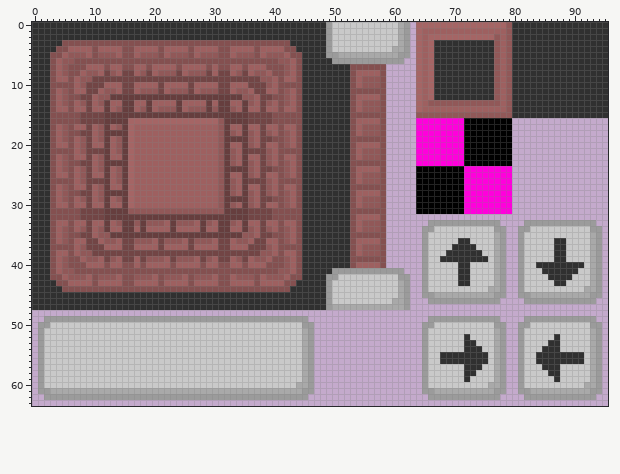
Sprite sheet -- Wumpus/resources/textures/wumpus_textures.png. Above is the file before it was changed.
The file is 96x64 pixels. Colours within 5 levels of each other are drawn and written as one.
After the commit:
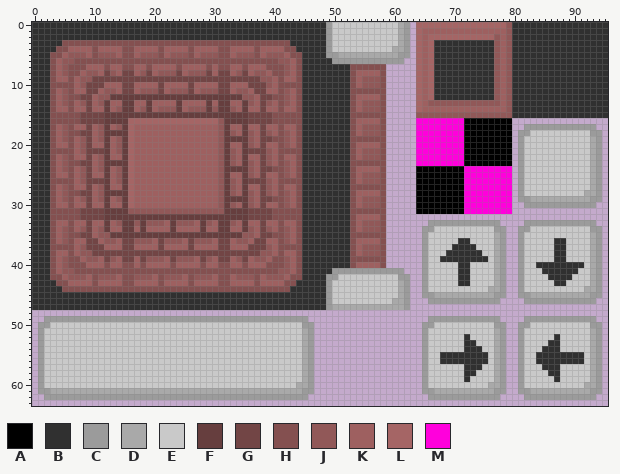
Palette (. is transparent): A #000000  B #303030  C #9b9b9b  D #a9a9a9  E #c9c9c9  F #663e3e  G #724545  H #845050  J #915858  K #9e6060  L #a56565  M #ff00dc
Difference:
Colour C is added in row 17 at x 82 to 93; in row 18 at x 81 to 82 and 93 to 94; in rows 19 to 28 at x 81 and 94; in row 29 at x 81 to 82 and 93 to 94; in row 30 at x 82 to 93.
Colour D is added in rows 19 to 27 at x 93; in row 28 at x 92 to 93; in row 29 at x 83 to 92.
Colour E is added in row 18 at x 83 to 92; in rows 19 to 27 at x 82 to 92; in row 28 at x 82 to 91.
